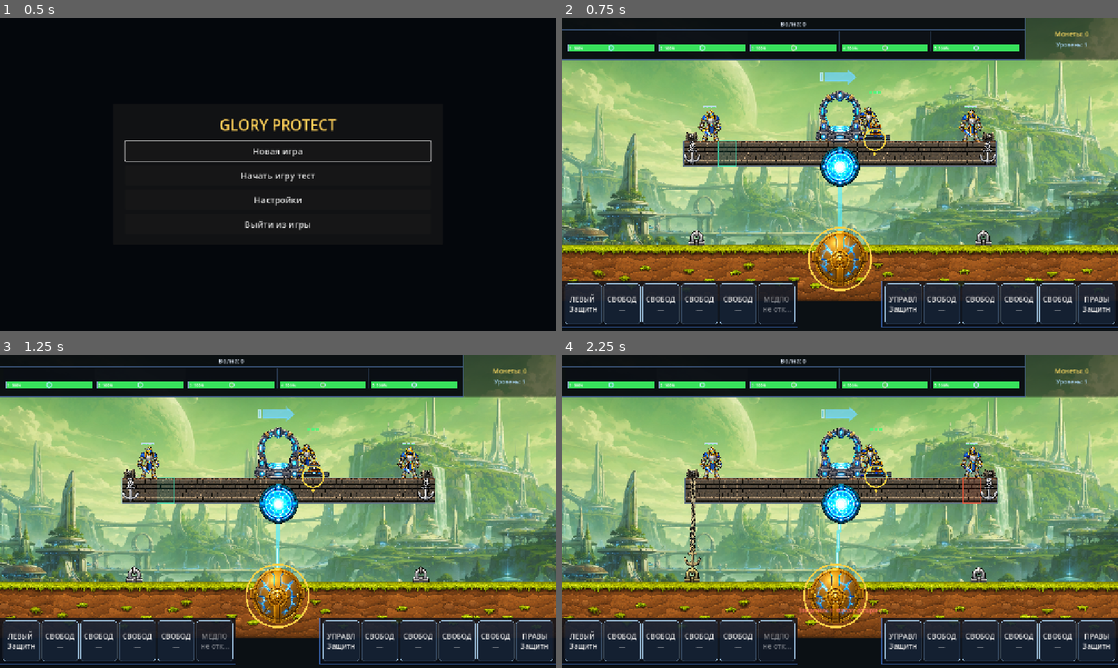
Above: before the commit, frames 1-4 (two rows, left to right).
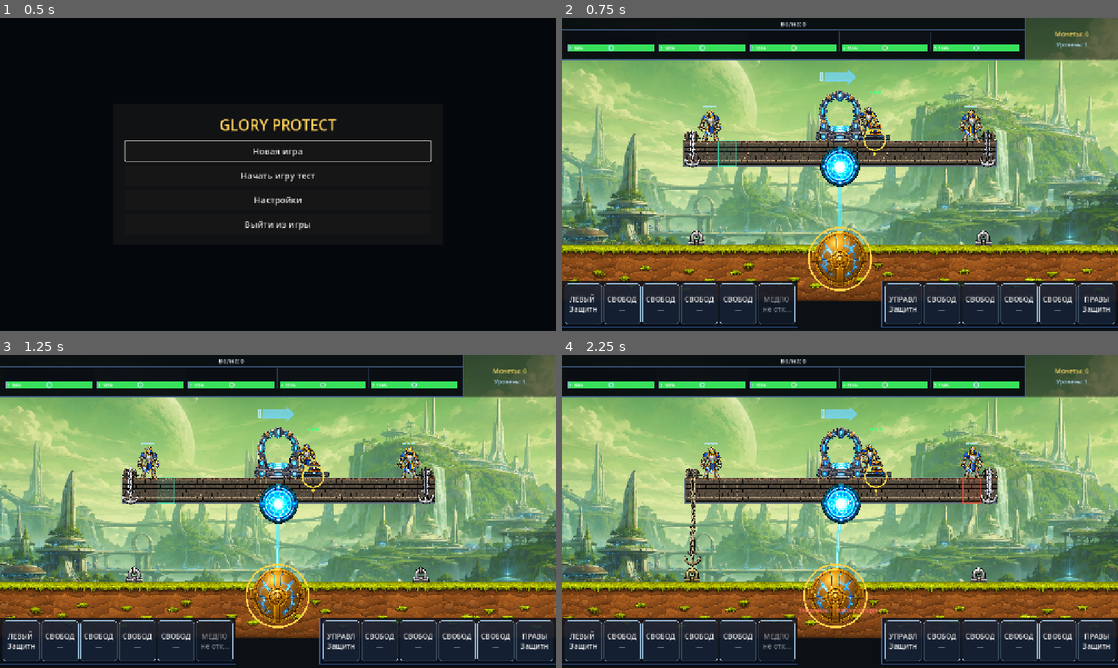
Above: after the commit, the same moments.

Repository: bageus/GloryProtect
Game: Godot game, scene res://scenes/app/app_shell.tscn
Same seed, same stepped clock (60 frames per second), same inputs: the game is played once before the commit and once after it.
Inputs (mouse positions are in pixels of both pictures, inside the frame that each line leads up to):
- Up to frame 1 (0.5 s): no input
- Up to frame 2 (0.75 s): click "Новая игра" at 0.5 s
- Up to frame 3 (1.25 s): no input
- Up to frame 4 (2.25 s): tap Enter (ui_accept) at 1.25, 1.52 s; move the mouse to (962, 495) at 1.27 s; hold X (gp_assign_right_anchor) 1.28-2 s; hold 1 (gp_anchor_1) 1.28-2 s; click (962, 495) at 1.42 s; drag from (728, 527) to (812, 574) at 2.02 s

Frame 1 is identical in both runs. In frame 2, 0.4% of the frame differs, in the area x 21-79%, y 35-48%; in frame 3, 0.4%; in frame 4, 0.5%, in the area x 22-79%, y 35-68%.

Commit message:
Refine stowed anchor winch and chain layering

Diff:
--- a/scripts/anchors/anchor_visual_controller_polished.gd
+++ b/scripts/anchors/anchor_visual_controller_polished.gd
@@ -29,11 +29,15 @@
 	"res://visual/objects/asset_winch_04.png"
 )
 
-# The widest trap winch remains inside one 40 px platform cell at this scale.
-const WINCH_SCALE_MULTIPLIER := 0.42
+# Requested follow-up scale: 15% larger than the previous 0.42 value.
+const WINCH_SCALE_MULTIPLIER := 0.483
 const ANCHOR_CHAIN_ATTACH_DEPTH := 14.0
 const GROUND_CLAMP_OFFSET := Vector2(0.0, 2.0)
 const WINCH_CHAIN_EXIT_OFFSET := Vector2(0.0, -2.0)
+const WINCH_CHAIN_EXIT_HEIGHT_RATIO := 0.5
+const STOWED_CHAIN_LENGTH := 38.0
+const CHAIN_ENDPOINT_OVERLAY_LENGTH := 20.0
+const CHAIN_ENDPOINT_OVERDRAW := 5.0
 
 
 func _init() -> void:
@@ -42,6 +46,7 @@
 
 
 func _ready() -> void:
+	stowed_chain_length = STOWED_CHAIN_LENGTH
 	super._ready()
 	_clamp_source_rect = _calculate_alpha_bounds(BASE_CLAMP_TEXTURE)
 	_anchor_source_rect = _calculate_alpha_bounds(BASE_ANCHOR_TEXTURE)
@@ -60,6 +65,19 @@
 		_register_alpha_cropped_texture(texture)
 
 
+func _draw() -> void:
+	if _store == null:
+		return
+	# Winches are drawn first so the chain can visually overlap their drum/body.
+	if draw_winch_posts:
+		_draw_winch_posts()
+	for anchor: AnchorRuntime in _store.get_all():
+		if not _is_anchor_slot_visible(anchor.anchor_id):
+			continue
+		_draw_anchor(anchor)
+	_draw_trap_bursts()
+
+
 func get_winch_scale_multiplier_for_tests() -> float:
 	return WINCH_SCALE_MULTIPLIER
 
@@ -105,6 +123,25 @@
 	var size: Vector2 = source_rect.size * get_clamp_visual_scale()
 	var bottom: Vector2 = get_ground_clamp_bottom_for_tests(ground)
 	return Rect2(bottom + Vector2(-size.x * 0.5, -size.y), size)
+
+
+func get_stowed_anchor_rect_for_tests(anchor_id: int) -> Rect2:
+	var size: Vector2 = _anchor_source_rect.size * object_asset_scale
+	var top: Vector2 = get_winch_chain_exit(anchor_id) + Vector2(0.0, stowed_chain_length)
+	return Rect2(
+		top + Vector2(-size.x * 0.5, -ANCHOR_CHAIN_ATTACH_DEPTH),
+		size
+	)
+
+
+func get_winch_chain_exit(anchor_id: int) -> Vector2:
+	var size: Vector2 = _get_winch_draw_size(anchor_id)
+	if size.y <= 0.0:
+		return super.get_winch_chain_exit(anchor_id)
+	return _get_winch_bottom(anchor_id) + Vector2(
+		0.0,
+		-size.y * WINCH_CHAIN_EXIT_HEIGHT_RATIO
+	)
 
 
 func _draw_winch(
@@ -160,6 +197,54 @@
 	return super._get_combat_winch_asset_id(anchor_id)
 
 
+func _draw_stowed_anchor(anchor: AnchorRuntime, start: Vector2) -> void:
+	super._draw_stowed_anchor(anchor, start)
+	var top := start + Vector2(0.0, stowed_chain_length)
+	var tint := Color.WHITE if bool(_is_operator_available.call(anchor.side)) else Color(0.68, 0.7, 0.72, 1.0)
+	_draw_chain_endpoint_overlay(start, top, tint)
+
+
+func _draw_installing_anchor(anchor: AnchorRuntime, start: Vector2) -> void:
+	super._draw_installing_anchor(anchor, start)
+	var target := _get_clamp_connection_point(anchor.target_ground_point)
+	var ratio := clampf(
+		anchor.operation_progress / maxf(_balance.install_duration, 0.01),
+		0.0,
+		1.0
+	)
+	var top := start.lerp(target, ratio)
+	_draw_chain_endpoint_overlay(start, top, Color(0.92, 0.82, 0.55, 1.0))
+
+
+func _draw_returning_anchor(
+	anchor: AnchorRuntime,
+	start: Vector2,
+	ground: Vector2
+) -> void:
+	super._draw_returning_anchor(anchor, start, ground)
+	var ratio := clampf(
+		anchor.operation_progress / maxf(_balance.return_duration, 0.01),
+		0.0,
+		1.0
+	)
+	var source := _get_clamp_connection_point(ground)
+	var top := source.lerp(start + Vector2(0.0, stowed_chain_length), ratio)
+	_draw_chain_endpoint_overlay(start, top, Color(0.85, 0.76, 0.46))
+
+
+func _draw_chain_endpoint_overlay(start: Vector2, finish: Vector2, tint: Color) -> void:
+	var segment := finish - start
+	var length := segment.length()
+	if length <= 0.01:
+		return
+	var direction := segment / length
+	var overlay_start := finish - direction * minf(CHAIN_ENDPOINT_OVERLAY_LENGTH, length)
+	var overlay_finish := finish + direction * CHAIN_ENDPOINT_OVERDRAW
+	_draw_chain_links(overlay_start, overlay_finish, tint)
+	if is_reinforced_chain_visual_active():
+		_draw_reinforced_chain_overlay(overlay_start, overlay_finish, tint)
+
+
 func _draw_anchor_texture_at_top(
 	top: Vector2,
 	texture: Texture2D,
